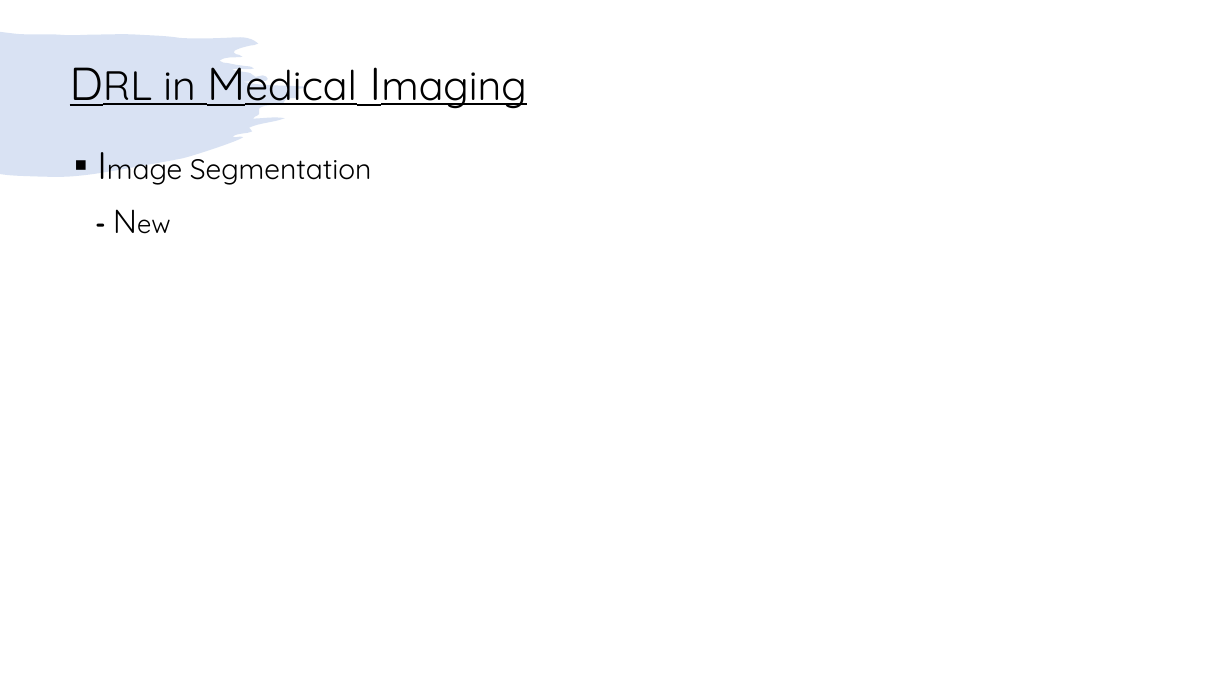
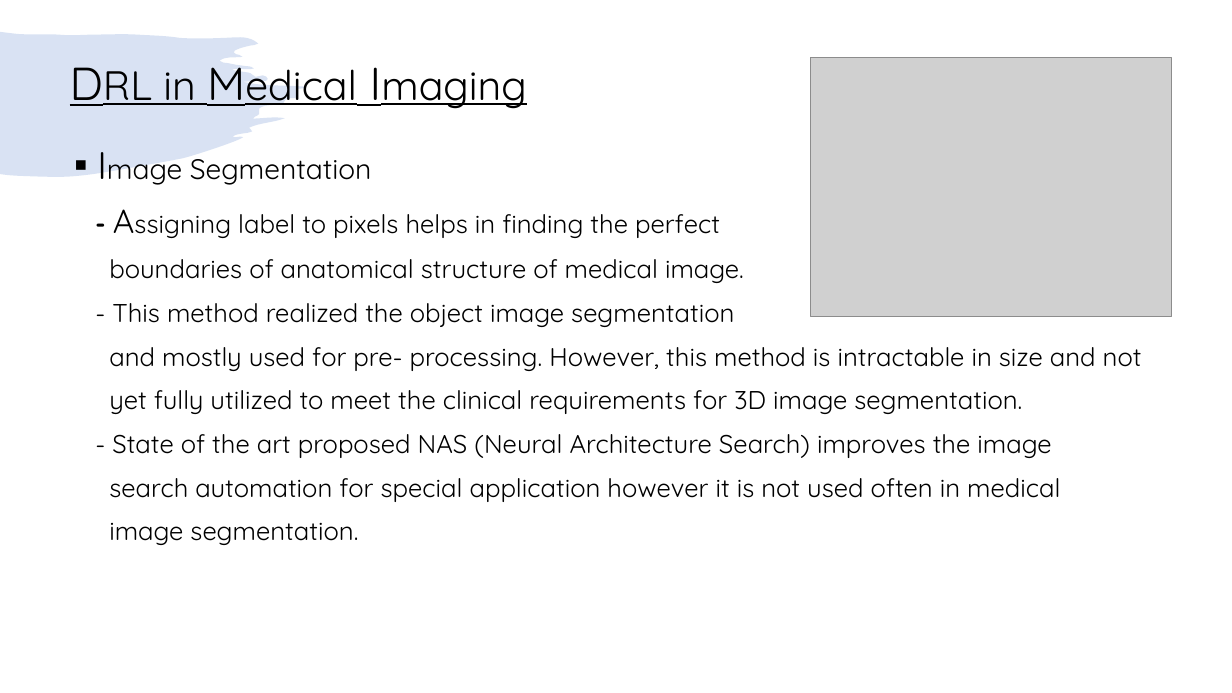
Before and after one commit to jocelynbaduria/cmpe-258_Deep-Learning, a slide deck: slide 35 of Short Story/Jocelyn_Baduria_DRL_Imaging_Literature_Review.pptx (slide 34 before the commit). Drawn at 1232x693 pixels with LibreOffice and Linux fonts; fonts in the diff are those of the drawing; grey boxes stand for pictures. Boxes give left, top, right and bottom in pixels: in the first picture for what was removed or moved away, otherwise in the second. Text is boxed around its words. In the diff, an @@ line names an element or a change of style, - is before the commit and + after.

```diff
--- a/Short Story/Jocelyn_Baduria_DRL_Imaging_Literature_Review.pptx
+++ b/Short Story/Jocelyn_Baduria_DRL_Imaging_Literature_Review.pptx
@@ picture added at box(811, 58, 1172, 317) @@
@@ text at box(109, 214, 1142, 545): text changed @@
-- New
+- Assigning label to pixels helps in finding the perfect
+boundaries of anatomical structure of medical image.
+- This method realized the object image segmentation
+and mostly used for pre- processing. However, this method is intractable in size and not
+yet fully utilized to meet the clinical requirements for 3D image segmentation.
+- State of the art proposed NAS (Neural Architecture Search) improves the image
+search automation for special application however it is not used often in medical
+image segmentation.
```
Also in this commit, not shown: 9 other slides changed, 3 slides added, 2 slides removed.
